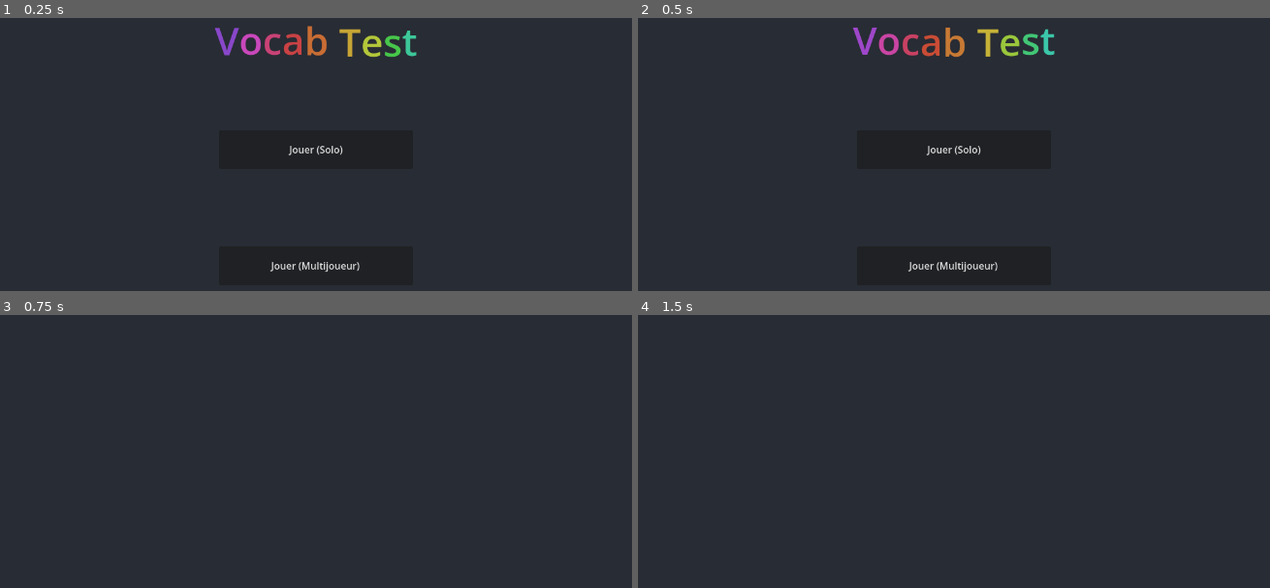
Above: before the commit, frames 1-4 (two rows, left to right).
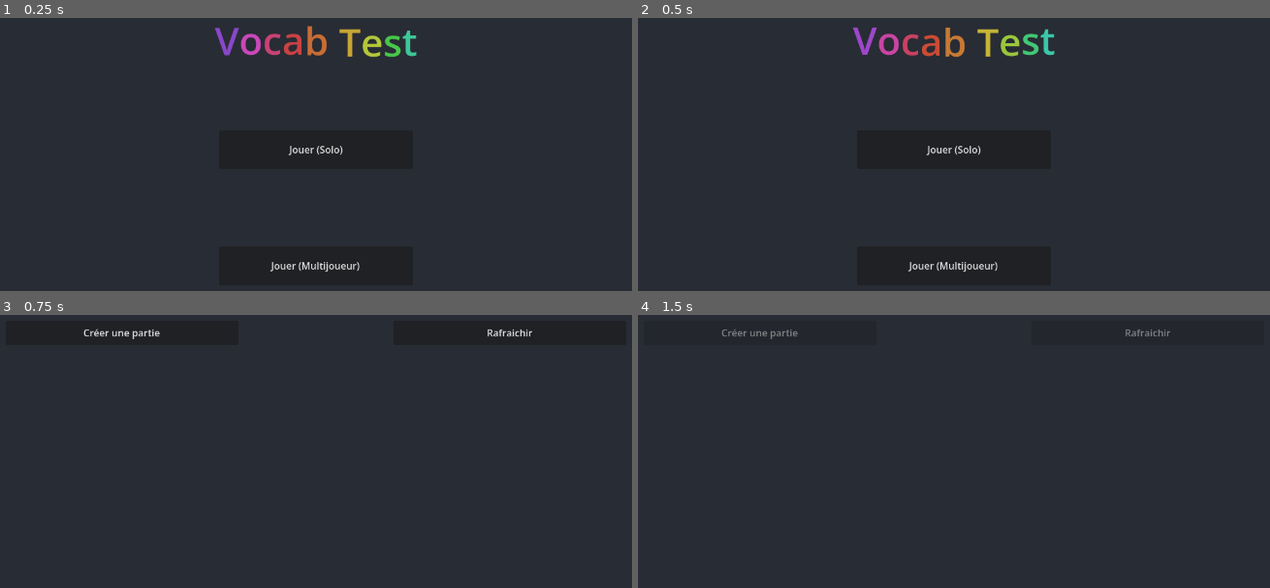
Above: after the commit, the same moments.

Repository: GCJOJO/VocabTest
Game: Godot game, scene res://Scenes/main_menu.tscn
The game is run twice, just before and just after one commit, with the same random seed, the same clock (stepped at 60 frames per second) and the same inputs.
Inputs (mouse positions are in pixels of both pictures, inside the frame that each line leads up to):
- Up to frame 1 (0.25 s): no input
- Up to frame 2 (0.5 s): no input
- Up to frame 3 (0.75 s): click "Jouer (Multijoueur)" at 0.5 s
- Up to frame 4 (1.5 s): click (758, 334) at 1.25 s, where only the run after the commit has a clickable "Créer une partie"

Frames 1-2 are identical in both runs. In frame 3, 0.2% of the frame differs, in the area x 13-85%, y 4-9%; in frame 4, 0.2%.

Commit message:
Lobby creation, joining and starting

Diff:
--- /dev/null
+++ b/Prefabs/LobbyButton.tscn
@@ -0,0 +1,29 @@
+[gd_scene format=3 uid="uid://bqeh6556vw4qc"]
+
+[ext_resource type="Script" uid="uid://bvynjtsf4jj61" path="res://Scripts/lobby_button.gd" id="1_74j8m"]
+
+[node name="LobbyButton" type="Control" unique_id=2063067488]
+custom_minimum_size = Vector2(256, 64)
+layout_mode = 3
+anchor_left = 0.1
+anchor_right = 0.1
+anchor_bottom = 0.089
+offset_left = -128.0
+offset_right = 128.0
+offset_bottom = -0.08000183
+grow_horizontal = 2
+grow_vertical = 2
+size_flags_horizontal = 3
+script = ExtResource("1_74j8m")
+
+[node name="JoinButton" type="Button" parent="." unique_id=1152227006]
+layout_mode = 1
+anchors_preset = -1
+anchor_left = 0.5
+anchor_right = 0.5
+anchor_bottom = 1.0
+offset_left = -128.0
+offset_right = 128.0
+text = "Rejoindre"
+
+[connection signal="pressed" from="JoinButton" to="." method="join"]
--- /dev/null
+++ b/Scenes/lobby_screen.tscn
@@ -0,0 +1,18 @@
+[gd_scene format=3 uid="uid://cu1lyfflnulhe"]
+
+[node name="LobbyScreen" type="Control" unique_id=862932944]
+layout_mode = 3
+anchors_preset = 15
+anchor_right = 1.0
+anchor_bottom = 1.0
+grow_horizontal = 2
+grow_vertical = 2
+
+[node name="ColorRect" type="ColorRect" parent="." unique_id=115739713]
+layout_mode = 1
+anchors_preset = 15
+anchor_right = 1.0
+anchor_bottom = 1.0
+grow_horizontal = 2
+grow_vertical = 2
+color = Color(0.15686275, 0.17254902, 0.20392157, 1)
--- a/Scenes/main_menu.tscn
+++ b/Scenes/main_menu.tscn
@@ -1,6 +1,7 @@
 [gd_scene format=3 uid="uid://dm65j718p4jvv"]
 
 [ext_resource type="Script" uid="uid://dxsasutebqvaq" path="res://Scripts/MainMenu.gd" id="1_28flt"]
+[ext_resource type="Texture2D" uid="uid://dqey0lw1tgu36" path="res://Resources/Images/Britain_Flag.jpg" id="2_48xlc"]
 
 [node name="MainMenu" type="Control" unique_id=1559205946]
 layout_mode = 3
@@ -21,14 +22,33 @@
 color = Color(0.15686275, 0.17254902, 0.20392157, 1)
 
 [node name="RichTextLabel" type="RichTextLabel" parent="." unique_id=1110627461]
+clip_children = 2
 layout_mode = 1
 anchors_preset = -1
 anchor_left = 0.05
 anchor_top = 0.089
 anchor_right = 0.95000005
 anchor_bottom = 0.26700002
+offset_bottom = -0.24002075
 bbcode_enabled = true
 text = "[font_size=64][rainbow value=1 freq=0.1][wave strength=0.5][center]Vocab Test"
+scroll_active = false
+
+[node name="TextureRect" type="TextureRect" parent="RichTextLabel" unique_id=528183285]
+visible = false
+layout_mode = 1
+anchors_preset = -1
+anchor_left = 0.5
+anchor_top = 0.31100002
+anchor_right = 0.5
+anchor_bottom = 0.31100002
+offset_left = -368.0
+offset_top = -68.30312
+offset_right = 424.0
+offset_bottom = 128.06223
+texture = ExtResource("2_48xlc")
+expand_mode = 2
+stretch_mode = 1
 
 [node name="SoloPlayButton" type="Button" parent="." unique_id=1731693430]
 layout_mode = 1
--- a/Scenes/mutliplayer_lobby.tscn
+++ /dev/null
@@ -1,21 +0,0 @@
-[gd_scene format=3 uid="uid://do24ilobdftng"]
-
-[ext_resource type="Script" uid="uid://ch4c1gpavxrrm" path="res://Scripts/MutliplayerLobby.gd" id="1_d1oj4"]
-
-[node name="MutliplayerLobby" type="Control" unique_id=1630086052]
-layout_mode = 3
-anchors_preset = 15
-anchor_right = 1.0
-anchor_bottom = 1.0
-grow_horizontal = 2
-grow_vertical = 2
-script = ExtResource("1_d1oj4")
-
-[node name="ColorRect" type="ColorRect" parent="." unique_id=494700670]
-layout_mode = 1
-anchors_preset = 15
-anchor_right = 1.0
-anchor_bottom = 1.0
-grow_horizontal = 2
-grow_vertical = 2
-color = Color(0.15686275, 0.17254902, 0.20392157, 1)
--- /dev/null
+++ b/Scenes/mutliplayer_screen.tscn
@@ -0,0 +1,171 @@
+[gd_scene format=3 uid="uid://do24ilobdftng"]
+
+[ext_resource type="Script" uid="uid://ch4c1gpavxrrm" path="res://Scripts/MutliplayerLobby.gd" id="1_7661t"]
+[ext_resource type="PackedScene" uid="uid://b3iqx1hgg3d6t" path="res://Scenes/word_question.tscn" id="2_qc2uw"]
+
+[node name="MutliplayerScreen" type="Control" unique_id=1630086052]
+layout_mode = 3
+anchors_preset = 15
+anchor_right = 1.0
+anchor_bottom = 1.0
+grow_horizontal = 2
+grow_vertical = 2
+script = ExtResource("1_7661t")
+
+[node name="LobbyDiscoveryScreen" type="Control" parent="." unique_id=1102496413]
+layout_mode = 1
+anchors_preset = 15
+anchor_right = 1.0
+anchor_bottom = 1.0
+grow_horizontal = 2
+grow_vertical = 2
+
+[node name="ColorRect" type="ColorRect" parent="LobbyDiscoveryScreen" unique_id=494700670]
+layout_mode = 1
+anchors_preset = 15
+anchor_right = 1.0
+anchor_bottom = 1.0
+grow_horizontal = 2
+grow_vertical = 2
+color = Color(0.15686275, 0.17254902, 0.20392157, 1)
+
+[node name="CreateLobby" type="Button" parent="LobbyDiscoveryScreen" unique_id=169074693]
+unique_name_in_owner = true
+layout_mode = 1
+anchors_preset = -1
+anchor_left = 0.18100001
+anchor_top = 0.11100001
+anchor_right = 0.32500002
+anchor_bottom = 0.16700001
+offset_left = -103.68001
+offset_top = 0.0799942
+offset_right = 95.99997
+offset_bottom = -0.2400055
+text = "Créer une partie"
+
+[node name="Refresh" type="Button" parent="LobbyDiscoveryScreen" unique_id=1002970701]
+unique_name_in_owner = true
+layout_mode = 1
+anchors_preset = -1
+anchor_left = 0.75000006
+anchor_top = 0.11100001
+anchor_right = 0.75000006
+anchor_bottom = 0.16700001
+offset_left = -192.00006
+offset_top = 0.0799942
+offset_right = 191.99994
+offset_bottom = -0.2400055
+text = "Rafraichir"
+
+[node name="ScrollContainer" type="ScrollContainer" parent="LobbyDiscoveryScreen" unique_id=1622644996]
+layout_mode = 1
+anchors_preset = -1
+anchor_left = 0.5
+anchor_top = 0.26700002
+anchor_right = 0.5
+anchor_bottom = 0.8
+offset_left = -448.0
+offset_top = -0.24002075
+offset_right = 448.0
+
+[node name="Lobbies" type="VBoxContainer" parent="LobbyDiscoveryScreen/ScrollContainer" unique_id=659963937]
+unique_name_in_owner = true
+layout_mode = 2
+size_flags_horizontal = 3
+alignment = 1
+
+[node name="LobbyScreen" type="Control" parent="." unique_id=1765891286]
+layout_mode = 1
+anchors_preset = 15
+anchor_right = 1.0
+anchor_bottom = 1.0
+grow_horizontal = 2
+grow_vertical = 2
+
+[node name="ScrollContainer" type="ScrollContainer" parent="LobbyScreen" unique_id=1858267337]
+layout_mode = 1
+anchors_preset = -1
+anchor_left = 0.5
+anchor_top = 0.26700002
+anchor_right = 0.5
+anchor_bottom = 0.62200004
+offset_left = -256.0
+offset_top = -0.24002075
+offset_right = 256.0
+offset_bottom = 0.15997314
+
+[node name="Players" type="VBoxContainer" parent="LobbyScreen/ScrollContainer" unique_id=632924695]
+layout_mode = 2
+size_flags_horizontal = 3
+alignment = 1
+
+[node name="ColorRect" type="ColorRect" parent="LobbyScreen" unique_id=1636389915]
+layout_mode = 1
+anchors_preset = 15
+anchor_right = 1.0
+anchor_bottom = 1.0
+grow_horizontal = 2
+grow_vertical = 2
+color = Color(0.15686275, 0.17254902, 0.20392157, 1)
+
+[node name="LobbyStatus" type="RichTextLabel" parent="LobbyScreen" unique_id=1027018059]
+unique_name_in_owner = true
+layout_mode = 1
+anchors_preset = -1
+anchor_left = 0.5
+anchor_top = 0.089
+anchor_right = 0.5
+anchor_bottom = 0.178
+offset_left = -192.0
+offset_top = -0.08000183
+offset_right = 192.0
+offset_bottom = -0.16000366
+grow_horizontal = 2
+bbcode_enabled = true
+text = "[font_size=32][wave  freq=5 amp=5][center][color=gray]En attente de l'hôte..."
+
+[node name="StartLobby" type="Button" parent="LobbyScreen" unique_id=261933659]
+layout_mode = 1
+anchors_preset = -1
+anchor_left = 0.5
+anchor_top = 0.689
+anchor_right = 0.5
+anchor_bottom = 0.77800006
+offset_left = -256.0
+offset_top = -0.08001709
+offset_right = 256.0
+offset_bottom = -0.16003418
+grow_horizontal = 2
+grow_vertical = 0
+text = "Démarer la partie"
+
+[node name="QuitLobby" type="Button" parent="LobbyScreen" unique_id=1606532046]
+layout_mode = 1
+anchors_preset = -1
+anchor_left = 0.5
+anchor_top = 0.8
+anchor_right = 0.5
+anchor_bottom = 0.88900006
+offset_left = -256.0
+offset_right = 256.0
+offset_bottom = -0.08001709
+grow_horizontal = 2
+grow_vertical = 0
+text = "Quitter la partie"
+
+[node name="InGameScreen" type="Control" parent="." unique_id=1422569580]
+layout_mode = 1
+anchors_preset = 15
+anchor_right = 1.0
+anchor_bottom = 1.0
+grow_horizontal = 2
+grow_vertical = 2
+
+[node name="WordQuestion" parent="InGameScreen" unique_id=2005529088 instance=ExtResource("2_qc2uw")]
+unique_name_in_owner = true
+layout_mode = 1
+
+[connection signal="pressed" from="LobbyDiscoveryScreen/CreateLobby" to="." method="createLobby"]
+[connection signal="pressed" from="LobbyDiscoveryScreen/Refresh" to="." method="getLobbyList"]
+[connection signal="pressed" from="LobbyScreen/StartLobby" to="." method="startLobby"]
+[connection signal="pressed" from="LobbyScreen/QuitLobby" to="." method="leaveLobby"]
--- /dev/null
+++ b/Scenes/word_question.tscn
@@ -0,0 +1,110 @@
+[gd_scene format=3 uid="uid://b3iqx1hgg3d6t"]
+
+[ext_resource type="Script" uid="uid://dm51qewwvsqhj" path="res://Scripts/WordQuestionScreen.gd" id="1_u0qxv"]
+
+[node name="WordQuestion" type="Control" unique_id=2005529088]
+layout_mode = 3
+anchors_preset = 15
+anchor_right = 1.0
+anchor_bottom = 1.0
+grow_horizontal = 2
+grow_vertical = 2
+script = ExtResource("1_u0qxv")
+
+[node name="ColorRect" type="ColorRect" parent="." unique_id=890170049]
+layout_mode = 1
+anchors_preset = 15
+anchor_right = 1.0
+anchor_bottom = 1.0
+grow_horizontal = 2
+grow_vertical = 2
+color = Color(0.15686275, 0.17254902, 0.20392157, 1)
+
+[node name="FrenchWord" type="RichTextLabel" parent="." unique_id=2014505898]
+unique_name_in_owner = true
+layout_mode = 1
+anchors_preset = -1
+anchor_left = 0.5
+anchor_top = 0.089
+anchor_right = 0.5
+anchor_bottom = 0.21100001
+offset_left = -576.0
+offset_top = -0.08000183
+offset_right = 576.0
+offset_bottom = 0.07998657
+bbcode_enabled = true
+text = "[font_size=64][center]"
+scroll_active = false
+
+[node name="Context" type="RichTextLabel" parent="." unique_id=1316125103]
+unique_name_in_owner = true
+layout_mode = 1
+anchors_preset = -1
+anchor_left = 0.5
+anchor_top = 0.178
+anchor_right = 0.5
+anchor_bottom = 0.256
+offset_left = -576.0
+offset_top = -0.16000366
+offset_right = 576.0
+offset_bottom = -0.32000732
+bbcode_enabled = true
+text = "[color=dark_gray][font_size=32][center]"
+scroll_active = false
+
+[node name="EnglishBox" type="LineEdit" parent="." unique_id=2062064674]
+unique_name_in_owner = true
+layout_mode = 1
+anchors_preset = -1
+anchor_left = 0.5
+anchor_top = 0.356
+anchor_right = 0.5
+anchor_bottom = 0.44400004
+offset_left = -256.0
+offset_top = -0.32000732
+offset_right = 256.0
+offset_bottom = 0.3199768
+grow_horizontal = 2
+grow_vertical = 2
+context_menu_enabled = false
+emoji_menu_enabled = false
+
+[node name="SendButton" type="Button" parent="." unique_id=1068437836]
+unique_name_in_owner = true
+layout_mode = 1
+anchors_preset = -1
+anchor_left = 0.5
+anchor_top = 0.53300005
+anchor_right = 0.5
+anchor_bottom = 0.62200004
+offset_left = -256.0
+offset_right = 256.00006
+text = "Envoyer"
+
+[node name="Result" type="RichTextLabel" parent="." unique_id=11996207]
+unique_name_in_owner = true
+layout_mode = 1
+anchors_preset = -1
+anchor_left = 0.5
+anchor_top = 0.711
+anchor_right = 0.5
+anchor_bottom = 0.8
+offset_left = -256.0
+offset_top = 0.07998657
+offset_right = 256.0
+bbcode_enabled = true
+text = "[center][font_size=46][color=green]Correct !"
+
+[node name="Status" type="RichTextLabel" parent="." unique_id=505411195]
+unique_name_in_owner = true
+layout_mode = 1
+anchors_preset = -1
+anchor_left = 0.1
+anchor_right = 0.1
+offset_right = 320.0
+offset_bottom = 128.0
+bbcode_enabled = true
+text = "[font_size=24]1/100
+Fautes : 16"
+
+[connection signal="pressed" from="SendButton" to="." method="sendButtonPressed"]
--- a/Scripts/MainMenu.gd
+++ b/Scripts/MainMenu.gd
@@ -18,4 +18,4 @@
 
 
 func loadMultiplayer() -> void:
-	get_tree().change_scene_to_file("res://Scenes/mutliplayer_lobby.tscn")
+	get_tree().change_scene_to_file("res://Scenes/mutliplayer_screen.tscn")
--- a/Scripts/MutliplayerLobby.gd
+++ b/Scripts/MutliplayerLobby.gd
@@ -2,6 +2,8 @@
 
 const SERVER_ADRESS : String = "http://localhost:5762"
 const WEBSOCKET_ADRESS : String = "ws://localhost:5763"
+
+@export var LOBBY_BUTTON_SCENE : PackedScene = preload("res://Prefabs/LobbyButton.tscn")
 
 @onready var playerId : String = UUID.v4()
 var lobbyId : String = ""
@@ -10,6 +12,9 @@
 var socket : WebSocketPeer = WebSocketPeer.new()
 
 func _ready() -> void:
+	$LobbyScreen.visible = false
+	$InGameScreen.visible = false
+
 	set_process(true)
 	process_mode = Node.PROCESS_MODE_ALWAYS
 	add_child(httpRequest)
@@ -20,33 +25,57 @@
 		await get_tree().create_timer(1).timeout
 
 		socket.send_text("Feur ahahahahahahahahaéh")
-		createLobby()
+		getLobbyList()
 	else:
 		push_error("Unable to connect to websocket")
 
+func disableAllButtons() -> void:
+	%CreateLobby.disabled = true
+	%Refresh.disabled = true
+
+	for child : LobbyButton in %Lobbies.get_children():
+		child.disable()
+
+func enableAllButtons() -> void:
+	%CreateLobby.disabled = false
+	%Refresh.disabled = false
+
+	for child : LobbyButton in %Lobbies.get_children():
+		child.enable()
 
 func createLobby() -> void:
+	disableAllButtons()
+
 	var json : String = JSON.stringify({"action" : "create-lobby", "player_id" : playerId})
 	#socket.put_packet(json.to_utf8_buffer())
 	socket.send_text(json)
 
 func getLobbyList() -> void:
+	%Refresh.disabled = true
+
+	var children = %Lobbies.get_children()
+	for child in children:
+		child.queue_free()
+
 	httpRequest.request("%s/lobbies" % SERVER_ADRESS)
 
 func startLobby() -> void:
-	var json : String = JSON.stringify({"action" : "start-lobby", "player_id" : playerId, "lobbyId": lobbyId})
+	$LobbyScreen/StartLobby.disabled = true
+	var json : String = JSON.stringify({"action" : "start-lobby", "player_id" : playerId, "lobby_id": lobbyId})
 	socket.send_text(json)
 
 func joinLobby(joinedLobbyId : String) -> void:
-	var json : String = JSON.stringify({"action" : "join-lobby", "player_id" : playerId, "lobbyId" : joinedLobbyId})
+	disableAllButtons()
+
+	var json : String = JSON.stringify({"action" : "join-lobby", "player_id" : playerId, "lobby_id" : joinedLobbyId})
 	socket.send_text(json)
 
 func leaveLobby() -> void:
-	var json : String = JSON.stringify({"action" : "leave-lobby", "player_id" : playerId, "lobbyId" : lobbyId})
+	var json : String = JSON.stringify({"action" : "leave-lobby", "player_id" : playerId, "lobby_id" : lobbyId})
 	socket.send_text(json)
 
 func disbandLobby() -> void:
-	var json : String = JSON.stringify({"action" : "disband-lobby", "player_id" : playerId, "lobbyId" : lobbyId})
+	var json : String = JSON.stringify({"action" : "disband-lobby", "player_id" : playerId, "lobby_id" : lobbyId})
 	socket.send_text(json)
 
 func http_request_completed(_result : int, _response_code : int, _headers : PackedStringArray, body : PackedByteArray):
@@ -55,7 +84,6 @@
 	var response = json.get_data()
 
 	if response == null:
-		breakpoint
 		return
 
 	# Will print the user agent string used by the HTTPRequest node (as recognized by httpbin.org).
@@ -64,7 +92,27 @@
 		return
 	var action = response["action"]
 	if action == "set-lobbies":
+		%Refresh.disabled = false
+
 		print(response["lobbies"])
+		for lobby in response["lobbies"]:
+			if lobby["status"] == "started":
+				continue
+
+			var node = LOBBY_BUTTON_SCENE.instantiate()
+			if node is not LobbyButton:
+				node.queue_free()
+				continue
+
+			var lobbyBtn : LobbyButton = node as LobbyButton
+			lobbyBtn.name = "LobbyButton-%s" % lobby["id"]
+			lobbyBtn.setup(lobby)
+			lobbyBtn.join_lobby.connect(joinLobby)
+			%Lobbies.add_child(lobbyBtn)
+	if action == "test-ownership":
+		var result : bool = response["result"]
+		$LobbyScreen/StartLobby.disabled = not result
+		$LobbyScreen/StartLobby.visible = result
 
 func handle_packet(packet_str : String) -> void:
 	var json : JSON = JSON.new()
@@ -80,26 +128,53 @@
 
 	var action = data["action"]
 	match action:
+		"new-word":
+			_doNewWord(data["word"])
+		"lobby-started":
+			_doStartLobby()
 		"lobby-created":
-			getLobbyList()
+			_doJoinLobby(data["lobby_id"])
 		"lobby-joined":
-			doJoinLobby(data["lobby_id"])
+			_doJoinLobby(data["lobby_id"])
 		"lobby-left":
-			doQuitLobby()
+			print("Lobby Left")
+			_doQuitLobby()
 		"lobby-disbanded":
-			doQuitLobby()
+			_doQuitLobby()
 
 func isInLobby() -> bool:
 	return not lobbyId.is_empty()
 
-func doJoinLobby(newLobbyId : String) -> void:
+func queryIsLobbyOwner(id : String) -> void:
+	var body = JSON.stringify({"lobby_id": id, "player_id" : playerId})
+	var headers = ["Content-Type: application/json"]
+	httpRequest.request('%s/owner' % SERVER_ADRESS, headers, HTTPClient.METHOD_GET, body)
+
+func _doNewWord(newWordData) -> void:
+	var context : String = newWordData["contexte"] if newWordData["contexte"] != null else ""
+	var englishWords : PackedStringArray = newWordData["anglais"].split("/")
+	var newWord : = WordResource.new(newWordData["identifiant"], newWordData["français"], context, englishWords)
+	%WordQuestion.changeWord(newWord)
+
+func _doJoinLobby(newLobbyId : String) -> void:
 	lobbyId = newLobbyId
+	$LobbyDiscoveryScreen.visible = false
+	$LobbyScreen.visible = true
+	$LobbyScreen/StartLobby.disabled = true
+	$LobbyScreen/StartLobby.visible = false
+	queryIsLobbyOwner(lobbyId)
 
-func doStartLobby() -> void:
-	pass
+func _doStartLobby() -> void:
+	$LobbyScreen.visible = false
+	$InGameScreen.visible = true
 
-func doQuitLobby() -> void:
+func _doQuitLobby() -> void:
 	lobbyId = ""
+	$LobbyScreen.visible = false
+	$LobbyDiscoveryScreen.visible = true
+	enableAllButtons()
+	getLobbyList()
+	#get_tree().reload_current_scene()
 
 func _process(_delta):
 	socket.poll()
--- a/Scripts/WordManager.gd
+++ b/Scripts/WordManager.gd
@@ -34,7 +34,7 @@
 			for wordJson in new_words:
 				var id : int = wordJson["identifiant"]
 				var fr : String = wordJson["français"]
-				var con : String = wordJson["contexte"]
+				var con : String = wordJson["contexte"] if wordJson["contexte"] != null else ""
 
 				var unsplittedEn : String = wordJson["anglais"]
 				var en : PackedStringArray = unsplittedEn.split("/")
--- /dev/null
+++ b/Scripts/WordQuestionScreen.gd
@@ -0,0 +1,61 @@
+extends Control
+class_name WordQuestionScreen
+
+var showInstantResult : bool
+var maxQuestionNumber: int
+var currentQuestionNumber: int = 0
+var mistakes: int = 0
+
+var hasAnswered: bool = false
+var currentWord : WordResource
+
+signal entered_word(word: String)
+signal readyNextQuestion()
+
+# Called when the node enters the scene tree for the first time.
+func _ready() -> void:
+	$Status.visible = false
+
+func setup(show_instant_result : bool, max_question_number: int) -> void:
+	showInstantResult = show_instant_result
+	maxQuestionNumber = max_question_number
+
+func showResult(valid: bool) -> void:
+	%SendButton.text = "Suivant"
+	%EnglishBox.editable = false
+
+	var englishStr : String = " / ".join(currentWord.ENGLISH)
+
+	%EnglishBox.text = englishStr
+	%Result.visible = true
+	%Result.text = "[center][font_size=46][color=green]Correct !" if valid else "[center][font_size=46][color=red]Faux !"
+	mistakes += 0 if valid else 1
+	%Status.text = "[font_size=24]%d/%d\nFautes : %d" % [currentQuestionNumber, maxQuestionNumber, mistakes]
+
+func incrementQuestionNumber() -> void:
+	currentQuestionNumber += 1
+
+func changeWord(newWord: WordResource) -> void:
+	currentWord = newWord
+
+	%FrenchWord.text = "[font_size=64][center]%s" % currentWord.FRENCH
+	%Context.text = "[color=dark_gray][font_size=32][center]%s" % currentWord.CONTEXT
+
+	%SendButton.text = "Envoyer"
+	%EnglishBox.editable = true
+	%EnglishBox.text = ""
+	%Result.visible = false
+
+func sendButtonPressed():
+	if hasAnswered:
+		hasAnswered = false
+		readyNextQuestion.emit()
+	else:
+		if %EnglishBox.text.is_empty():
+			return
+		hasAnswered = true
+		var playerWord : String = %EnglishBox.text.to_lower()
+		entered_word.emit(playerWord)
+
+		if showInstantResult:
+			showResult(WordManager.checkEnteredWord(currentWord, playerWord))
--- /dev/null
+++ b/Scripts/lobby_button.gd
@@ -0,0 +1,18 @@
+extends Control
+class_name LobbyButton
+
+var lobbyId : String = ""
+signal join_lobby(lobby_id : String)
+
+func enable() -> void:
+	$JoinButton.disabled = false
+
+func disable() -> void:
+	$JoinButton.disabled = true
+
+func setup(lobby):
+	lobbyId = lobby["id"]
+	$JoinButton.text = "Rejoindre : %d sur %d (%s)" % [lobby["player_count"], 10, lobbyId]
+
+func join():
+	join_lobby.emit(lobbyId)
--- a/project.godot
+++ b/project.godot
@@ -38,8 +38,9 @@
 
 folder_colors={
 "res://": "red",
+"res://Prefabs/": "orange",
 "res://Resources/": "red",
-"res://Scenes/": "orange",
+"res://Scenes/": "yellow",
 "res://Scripts/": "blue"
 }
 
Binary file added: Resources/Images/Britain_Flag.jpg
Not shown, added: Resources/Images/Britain_Flag.jpg.import
Not shown, added: Scripts/WordQuestionScreen.gd.uid
Not shown, added: Scripts/lobby_button.gd.uid
